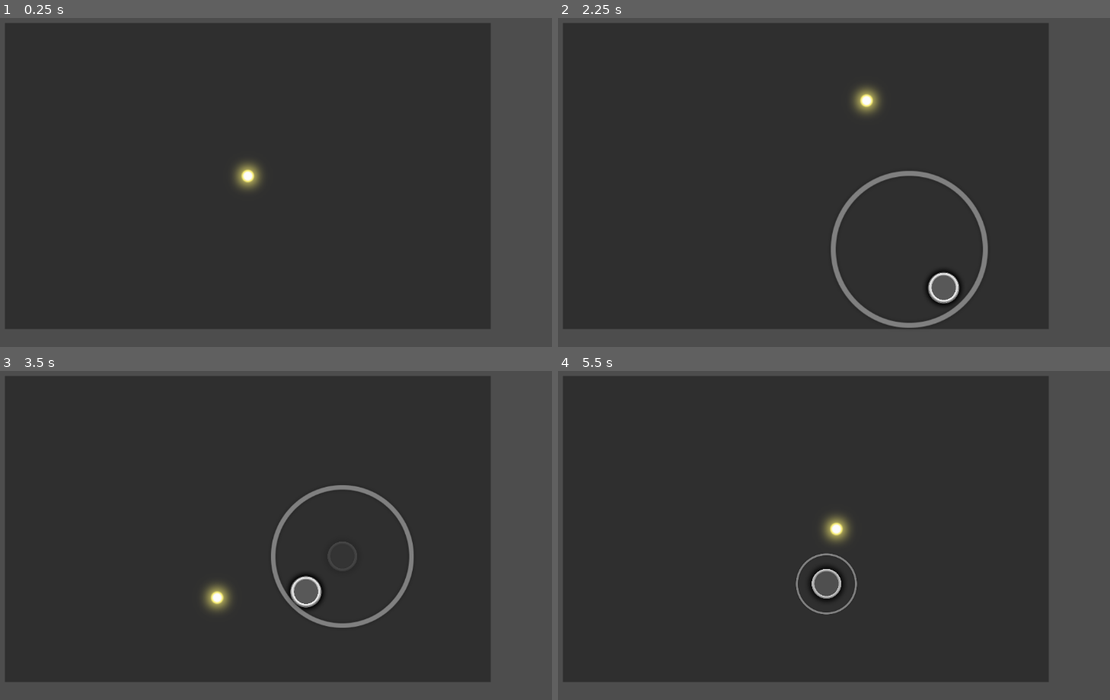
Above: before the commit, frames 1-4 (two rows, left to right).
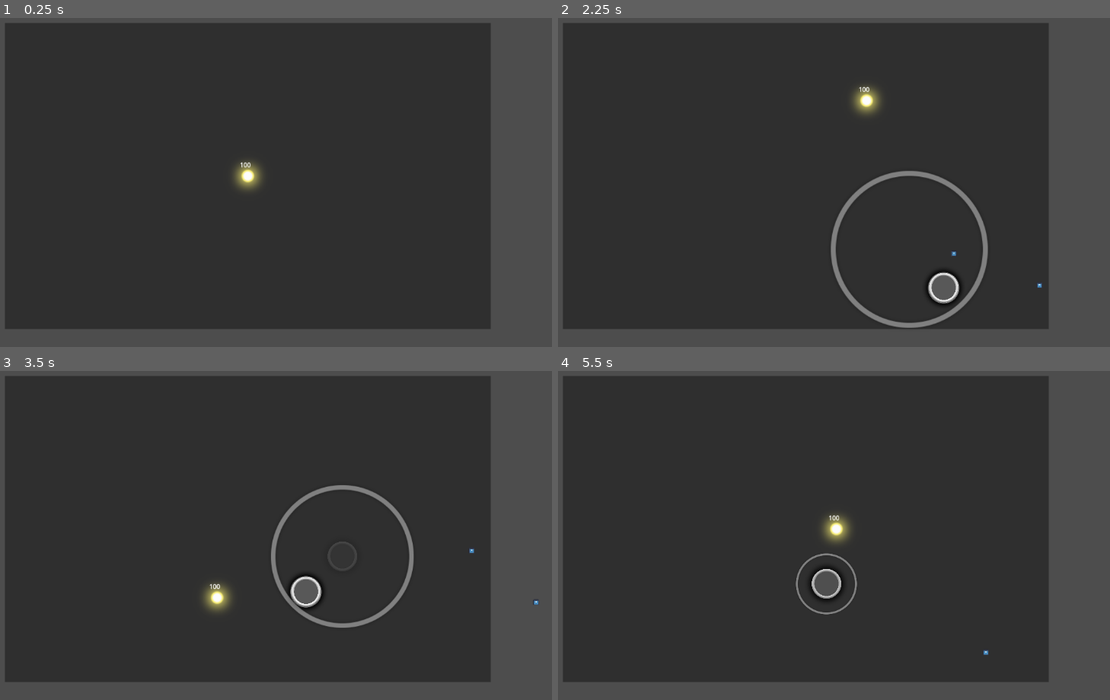
Above: after the commit, the same moments.

Repository: naixsu/Osu-Thingy
Game: Godot game, scene res://Scenes/Main.tscn
Two runs of this game, one before a commit and one after it. Both use one fixed random seed, a clock stepped at 60 frames per second and the inputs below. The engine's default icon, where the game draws it, is replaced by a stand-in: a white triangle on a blue panel in a dark square. Sound files missing from this copy of the repository are replaced by a short silence.
Inputs (mouse positions are in pixels of both pictures, inside the frame that each line leads up to):
- Up to frame 1 (0.25 s): no input
- Up to frame 2 (2.25 s): move the mouse to (938, 159) at 0.52 s; move the mouse to (684, 192) at 1.27 s; move the mouse to (867, 100) at 2.02 s
- Up to frame 3 (3.5 s): move the mouse to (215, 598) at 2.77 s
- Up to frame 4 (5.5 s): move the mouse to (988, 581) at 3.52 s; move the mouse to (624, 476) at 4.27 s; move the mouse to (834, 528) at 5.02 s

The runs differ from the first frame. In frame 1, less than 0.1% of the frame differs, in the area x 43-46%, y 43-46%; in frame 2, less than 0.1%, in the area x 54-88%, y 20-82%; in frame 3, less than 0.1%; in frame 4, less than 0.1%.

Commit message:
Init bullet hell

Diff:
--- /dev/null
+++ b/Autoload/BulletManager.gd
@@ -0,0 +1,12 @@
+extends Node2D
+
+@export var Bullet : PackedScene
+
+func spawn_bullets(notePos : Vector2) -> void:
+	print(notePos)
+	var bullet = Bullet.instantiate()
+	bullet.global_position = notePos
+
+	var root = get_tree().get_root()
+	var bulletGroup = root.get_node("Main/BulletGroup")
+	bulletGroup.add_child(bullet)
--- /dev/null
+++ b/Autoload/BulletManager.tscn
@@ -0,0 +1,8 @@
+[gd_scene load_steps=3 format=3 uid="uid://c8o2fbtko8vfx"]
+
+[ext_resource type="Script" path="res://Autoload/BulletManager.gd" id="1_5bxg7"]
+[ext_resource type="PackedScene" uid="uid://caof7dq2aie1i" path="res://Scenes/Bullet.tscn" id="2_4g8eg"]
+
+[node name="BulletManager" type="Node2D"]
+script = ExtResource("1_5bxg7")
+Bullet = ExtResource("2_4g8eg")
--- a/Autoload/SoundManager.gd
+++ b/Autoload/SoundManager.gd
@@ -1,3 +1,4 @@
 extends Node
 
 @onready var hitSound = $HitSound
+@onready var comboBreak = $ComboBreak
--- a/Autoload/SoundManager.tscn
+++ b/Autoload/SoundManager.tscn
@@ -1,7 +1,8 @@
-[gd_scene load_steps=3 format=3 uid="uid://bkwpqvfhlfxiq"]
+[gd_scene load_steps=4 format=3 uid="uid://bkwpqvfhlfxiq"]
 
 [ext_resource type="Script" path="res://Autoload/SoundManager.gd" id="1_q8v6o"]
 [ext_resource type="AudioStream" uid="uid://xbas7k5myvy2" path="res://Assets/HitSound.wav" id="2_m5mrh"]
+[ext_resource type="AudioStream" uid="uid://byhjme3si2bsp" path="res://Assets/ComboBreak.wav" id="3_hsm8w"]
 
 [node name="SoundManager" type="Node2D"]
 script = ExtResource("1_q8v6o")
@@ -9,3 +10,7 @@
 [node name="HitSound" type="AudioStreamPlayer2D" parent="."]
 stream = ExtResource("2_m5mrh")
 volume_db = -10.0
+
+[node name="ComboBreak" type="AudioStreamPlayer2D" parent="."]
+stream = ExtResource("3_hsm8w")
+volume_db = -10.0
--- /dev/null
+++ b/Scenes/Bullet.tscn
@@ -0,0 +1,30 @@
+[gd_scene load_steps=4 format=3 uid="uid://caof7dq2aie1i"]
+
+[ext_resource type="Script" path="res://Scripts/Bullet.gd" id="1_ey0kl"]
+[ext_resource type="Texture2D" uid="uid://ddtffajq42eas" path="res://icon.svg" id="2_8bg5d"]
+
+[sub_resource type="RectangleShape2D" id="RectangleShape2D_yf2hh"]
+
+[node name="Bullet" type="CharacterBody2D"]
+z_index = 2
+scale = Vector2(0.5, 0.5)
+collision_layer = 0
+script = ExtResource("1_ey0kl")
+
+[node name="Sprite2D" type="Sprite2D" parent="."]
+scale = Vector2(0.171875, 0.171875)
+texture = ExtResource("2_8bg5d")
+
+[node name="CollisionShape2D" type="CollisionShape2D" parent="."]
+shape = SubResource("RectangleShape2D_yf2hh")
+
+[node name="Area2D" type="Area2D" parent="."]
+
+[node name="CollisionShape2D2" type="CollisionShape2D" parent="Area2D"]
+shape = SubResource("RectangleShape2D_yf2hh")
+
+[node name="Lifespan" type="Timer" parent="."]
+wait_time = 3.0
+
+[connection signal="area_entered" from="Area2D" to="." method="_on_area_2d_area_entered"]
+[connection signal="timeout" from="Lifespan" to="." method="_on_lifespan_timeout"]
--- a/Scenes/Cursor.tscn
+++ b/Scenes/Cursor.tscn
@@ -18,6 +18,7 @@
 texture = ExtResource("1_8xqhq")
 
 [node name="Area2D" type="Area2D" parent="."]
+collision_mask = 0
 
 [node name="CollisionShape2D" type="CollisionShape2D" parent="Area2D"]
 shape = SubResource("CircleShape2D_cvx72")
@@ -30,5 +31,15 @@
 wait_time = 0.05
 one_shot = true
 
-[connection signal="area_entered" from="Area2D" to="." method="_on_area_2d_area_entered"]
-[connection signal="area_exited" from="Area2D" to="." method="_on_area_2d_area_exited"]
+[node name="HealthLabel" type="Label" parent="."]
+anchors_preset = 8
+anchor_left = 0.5
+anchor_top = 0.5
+anchor_right = 0.5
+anchor_bottom = 0.5
+offset_left = -20.0
+offset_top = -40.0
+offset_right = 20.0
+offset_bottom = -17.0
+grow_horizontal = 2
+grow_vertical = 2
--- a/Scenes/Main.tscn
+++ b/Scenes/Main.tscn
@@ -17,6 +17,8 @@
 volume_db = -10.0
 
 [node name="NoteGroup" type="Node2D" parent="."]
+
+[node name="BulletGroup" type="Node2D" parent="."]
 
 [node name="SongTimer" type="Timer" parent="."]
 one_shot = true
--- a/Scenes/Note.tscn
+++ b/Scenes/Note.tscn
@@ -18,6 +18,7 @@
 
 [node name="Area2D" type="Area2D" parent="."]
 z_index = -1
+collision_layer = 0
 
 [node name="CollisionShape2D" type="CollisionShape2D" parent="Area2D"]
 shape = SubResource("CircleShape2D_5xifv")
--- /dev/null
+++ b/Scripts/Bullet.gd
@@ -0,0 +1,25 @@
+extends CharacterBody2D
+
+@export var speed = 1000
+@export var damage = 20
+
+@onready var lifespan = $Lifespan
+
+var gravity = 0
+var direction : Vector2
+
+func _ready():
+	direction = Vector2(1, 0).rotated(rotation)
+
+func _physics_process(delta):
+	velocity = speed * direction
+
+	move_and_slide()
+
+func _on_area_2d_area_entered(area):
+	if area.get_parent() is Cursor:
+		area.get_parent().handle_hit(damage)
+		queue_free()
+
+func _on_lifespan_timeout():
+	queue_free()
--- a/Scripts/Cursor.gd
+++ b/Scripts/Cursor.gd
@@ -1,6 +1,19 @@
 extends Node2D
+
+class_name Cursor
 
 @onready var audio = $AudioStreamPlayer2D
 @onready var hitTimer = $HitTimer
+@onready var healthLabel = $HealthLabel
 
-var mouseInArea : bool = false
+
+var health : int = 100
+
+func _process(_delta):
+	healthLabel.text = str(health)
+
+func handle_hit(dmg: int) -> void:
+	health -= dmg
+
+func restore_health(hp: int) -> void:
+	health += hp
--- a/Scripts/Note.gd
+++ b/Scripts/Note.gd
@@ -34,6 +34,8 @@
 		cursor = area.get_parent()
 
 func _on_queue_free_timer_timeout():
+	SoundManager.comboBreak.play()
+	BulletManager.spawn_bullets(self.position)
 	queue_free()
 
 func _on_approach_circle_timer_timeout():
--- a/project.godot
+++ b/project.godot
@@ -18,6 +18,7 @@
 [autoload]
 
 SoundManager="*res://Autoload/SoundManager.tscn"
+BulletManager="*res://Autoload/BulletManager.tscn"
 
 [rendering]
 
Not shown, added: Assets/ComboBreak.wav.import
Not shown, added: Assets/FailSound.ogg.import
Not shown, added: Assets/ComboBreak.wav
Not shown, added: Assets/FailSound.ogg
